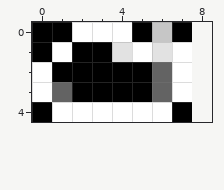
A pixel-art file gets an edit: assets/Cloud.ase. That is the earlier state.
8x5 pixels, 1 frame. The old version is drawn lined up with the new one, on the new canvas.
After the commit:
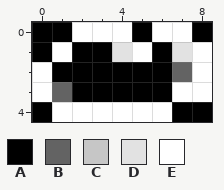
Palette (. is transparent): A #000000  B #636363  C #c6c6c6  D #e2e2e2  E #ffffff
What changed:
canvas 8x5 -> 9x5
y 0: x 6..8 CA. -> EEA
y 1: x 6..8 DE. -> ADE
y 2: x 6..8 BE. -> ABE
y 3: x 6 B -> A; x 8 . -> E
y 4: x 8 . -> A
Where, in picture pixels (left, top, right, bottom), the same in both pictures:
changed: (152, 22, 212, 122)
